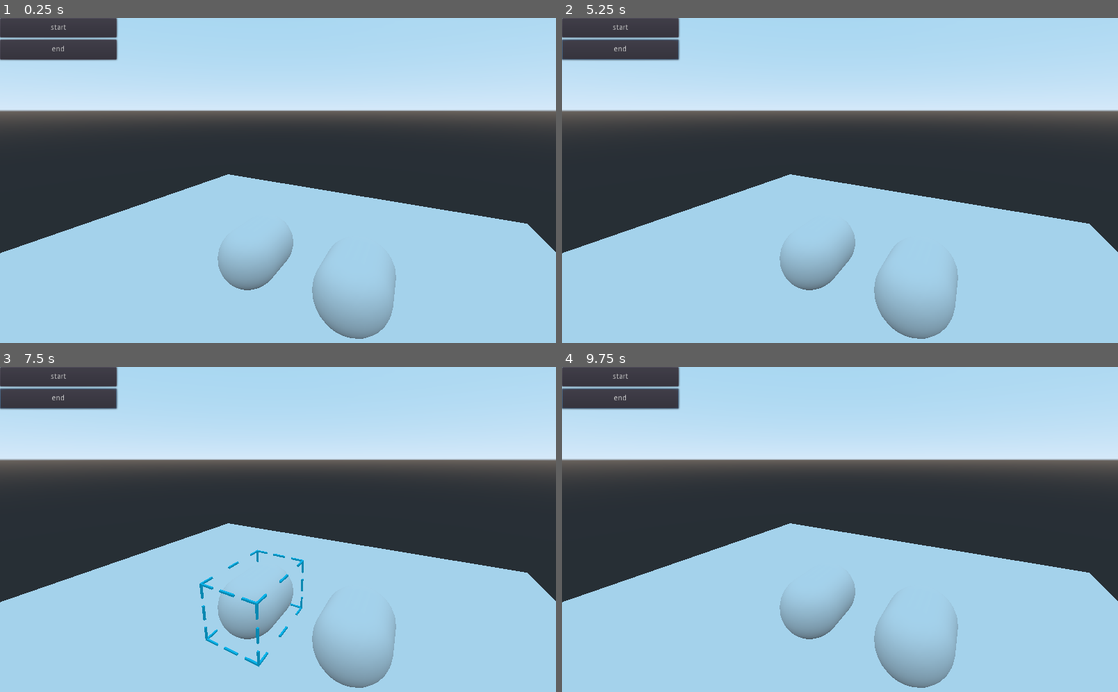
Above: before the commit, frames 1-4 (two rows, left to right).
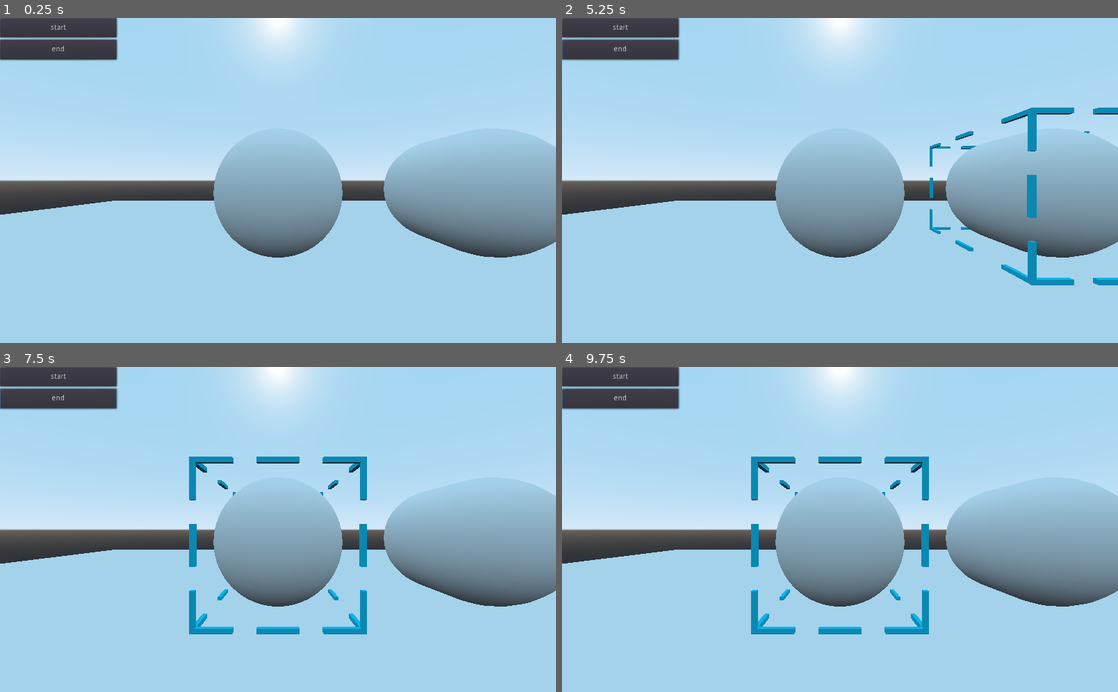
Above: after the commit, the same moments.

Repository: xmyhhh/GodotPlayground
Game: Godot game, scene res://01_ObjecManipulate/Main.tscn
The game is run twice, just before and just after one commit, with the same random seed, the same clock (stepped at 60 frames per second) and the same inputs.
Inputs (mouse positions are in pixels of both pictures, inside the frame that each line leads up to):
- Up to frame 1 (0.25 s): no input
- Up to frame 2 (5.25 s): click "start" at 0.5 s; click "start" at 1.25 s; click "end" at 2 s; click "end" at 2.75 s; click "start" at 3.5 s; click "end" at 4.25 s; tap Enter at 5 s; move the mouse to (962, 164) at 5.02 s; click (962, 164) at 5.17 s
- Up to frame 3 (7.5 s): tap Space at 5.75, 7.25 s; drag from (166, 545) to (250, 594) at 5.77 s; tap Enter at 6.5 s; move the mouse to (333, 458) at 6.52 s; click (333, 458) at 6.67 s; drag from (250, 594) to (111, 480) at 7.27 s
- Up to frame 4 (9.75 s): tap Enter at 8 s; move the mouse to (1006, 578) at 8.02 s; click (1006, 578) at 8.17 s; tap Space at 8.75 s; drag from (673, 480) to (756, 448) at 8.77 s; move the mouse to (867, 529) at 9.52 s; click (867, 529) at 9.67 s

The runs differ from the first frame. In frame 1, 47% of the frame differs, in the area x 0-100%, y 0-99%; in frame 2, 47%; in frame 3, 48%; in frame 4, 48%.
Error before the commit: Invalid call. Nonexistent function 'OnManipulateEnd' in base 'Nil'. (res://01_ObjecManipulate/Scripts/core/Manipulate/ManipulateSession.gd:54)

Commit message:
rotate优化

Diff:
--- a/01_ObjecManipulate/Main.tscn
+++ b/01_ObjecManipulate/Main.tscn
@@ -27,7 +27,7 @@
 shape = SubResource( 2 )
 
 [node name="Camera" type="Camera" parent="."]
-transform = Transform( 0.873959, -0.140413, 0.465274, 0, 0.957355, 0.288915, -0.486, -0.2525, 0.836689, 4.00119, 6.11795, 5.76927 )
+transform = Transform( 1, 0, 0, 0, 1, 0, 0, 0, 1, 0, 1.73678, 4.22911 )
 size = 20.0
 near = 0.1
 far = 8192.0
--- a/01_ObjecManipulate/Scripts/core/Manipulate/ManipulateableObject.gd
+++ b/01_ObjecManipulate/Scripts/core/Manipulate/ManipulateableObject.gd
@@ -275,6 +275,7 @@
 			rotateFunc = RotateFuncHandleType.ByDistance
 		else:
 			rotateFunc = RotateFuncHandleType.ByProjectionPlane
+		rotateFunc = RotateFuncHandleType.ByDistance
 	else:
 		match rotateFunc:
 			RotateFuncHandleType.ByProjectionPlane:
@@ -325,16 +326,23 @@
 		var normalProjectionVec3 = ProjectVec3ToScreenSurface(
 			to_global(objStartTrans.basis.xform(currentHandleInfo.handleData["normal"]))
 			)#(rotateStartTouchPos - event.position).length() * 0.05
-		var rotateAngle = Vector2(normalProjectionVec3.x, normalProjectionVec3.y).normalized().dot(event.position - rotateStartTouchPos) * RotationByTouchDistanceSpeed
-#		var rayOrigin = currentCamera.project_ray_origin(event.position)
-#		var rayEnd = rayOrigin + currentCamera.project_ray_normal(event.position)
-#		var rotateCurrentRayDir = rayEnd - rayOrigin
-#		var angleSign = -rotateCurrentRayDir.signed_angle_to(rotateStartRayDir, transform.basis.xform(currentHandleInfo.handleData["normal"]))
-
-
-		transform = objStartTrans.rotated(rotateAxis, -rotateAngle)
-
-
+		var rotateDotCos = Vector2(normalProjectionVec3.x, normalProjectionVec3.y).normalized().dot(event.position - rotateStartTouchPos) / (event.position - rotateStartTouchPos).length()
+		var rotateAngle = pow((1- rotateDotCos * rotateDotCos), 0.5) * (event.position - rotateStartTouchPos).length() * RotationByTouchDistanceSpeed
+		var rayOrigin = currentCamera.project_ray_origin(event.position)
+		var rayEnd = rayOrigin + currentCamera.project_ray_normal(event.position)
+		var rotateCurrentRayDir = rayEnd - rayOrigin
+		var angleSign = -rotateCurrentRayDir.signed_angle_to(rotateStartRayDir, transform.basis.xform(currentHandleInfo.handleData["normal"]))
+		if(angleSign<0):
+			transform = objStartTrans.rotated(rotateAxis, rotateAngle)
+		else:
+
+			transform = objStartTrans.rotated(rotateAxis, -rotateAngle)
+		print("rotateAngle", rotateAngle)
+		print("normalProjectionVec3", normalProjectionVec3)
+		print("event.position - rotateStartTouchPos",event.position - rotateStartTouchPos)
+#		print("normal",to_global(objStartTrans.basis.xform(currentHandleInfo.handleData["normal"])))
+		print("_____________________")
+		print("_____________________")
 		transform.origin = objStartTrans.origin
 
 
@@ -484,7 +492,9 @@
 func ProjectVec3ToScreenSurface(inVec3): #inVec3必须是世界坐标中向量
 	var currentCamera = get_viewport().get_camera()
 	var cameraGlobalz = currentCamera.global_transform.basis.z.normalized()
-	return currentCamera.to_local(inVec3 + cameraGlobalz * (inVec3.dot(inVec3)))
+	var a = inVec3 - cameraGlobalz * (cameraGlobalz.dot(inVec3))
+	print("a", a)
+	return currentCamera.to_local(inVec3 - cameraGlobalz * (cameraGlobalz.dot(inVec3)))
 
 func SetCollisionLayerValue(collisionObject: CollisionObject, layerNumber: int, value: bool) -> void:
 	if value:
